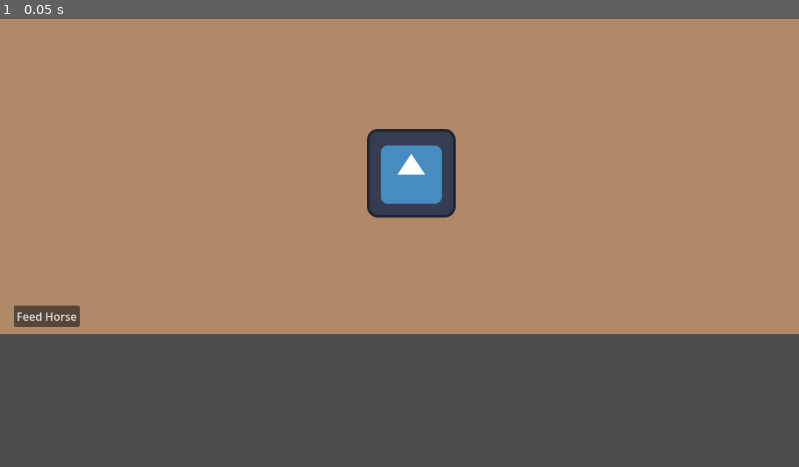
Above: before the commit, frame 1.
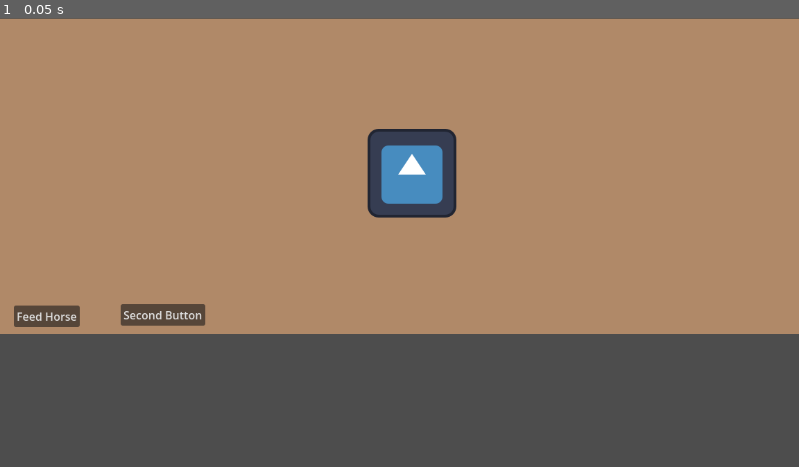
Above: after the commit, the same moment.

Repository: veronica-foltz/stable-tycoon
Game: Godot game, scene res://scenes/main.tscn
Two runs of this game, one before a commit and one after it. Both use one fixed random seed, a clock stepped at 60 frames per second and the inputs below. The engine's default icon, where the game draws it, is replaced by a stand-in: a white triangle on a blue panel in a dark square.
Inputs:
- Up to frame 1 (0.05 s): no input

The runs differ from the first frame. In frame 1, 0.6% of the frame differs, in the area x 15-58%, y 24-69%.

Commit message:
Changed background, added button
changed background and added button

Diff:
--- a/stable-tycoon/scenes/main.tscn
+++ b/stable-tycoon/scenes/main.tscn
@@ -20,9 +20,9 @@
 
 [node name="Horse" type="TextureRect" parent="." unique_id=1936133364]
 layout_mode = 0
-offset_left = 529.0
+offset_left = 530.0
 offset_top = 160.0
-offset_right = 657.0
+offset_right = 658.0
 offset_bottom = 288.0
 texture = ExtResource("1_o5qli")
 
@@ -33,3 +33,12 @@
 offset_right = 115.0
 offset_bottom = 446.0
 text = "Feed Horse"
+
+[node name="Button" type="Button" parent="." unique_id=2082853874]
+layout_mode = 0
+offset_left = 174.0
+offset_top = 413.0
+offset_right = 296.0
+offset_bottom = 444.0
+text = "Second Button
+"
